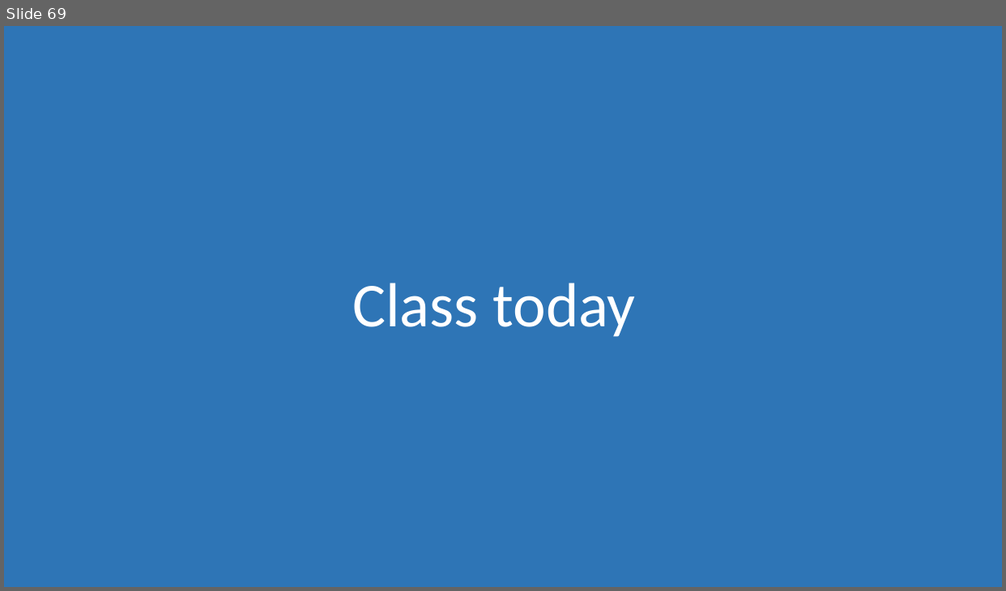
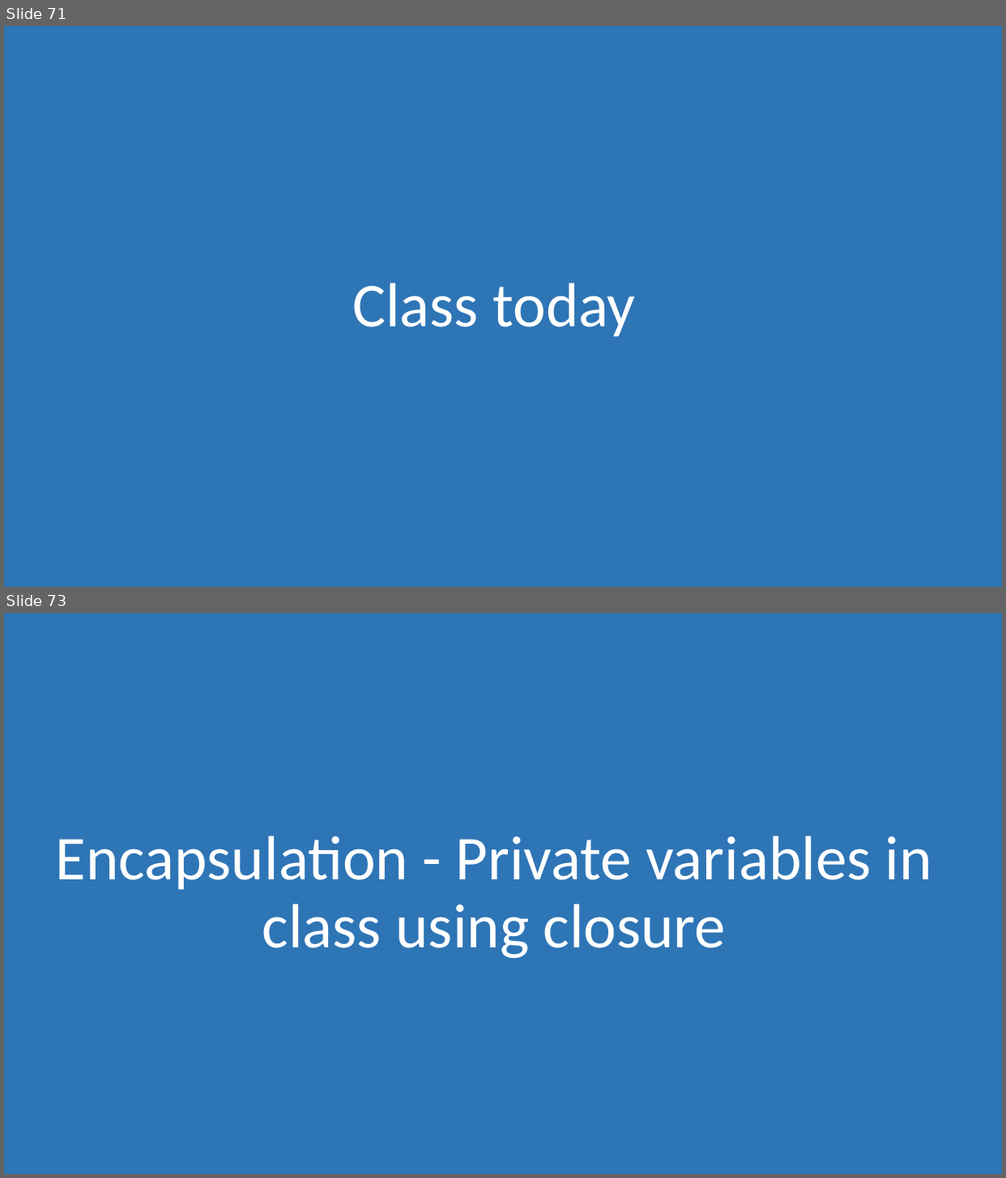
Before and after one commit to morkkis/PWD, a slide deck: presentations/Practical Web Dev.pptx. Shown one above the other, each under a label of ours: slide 69 before the commit, slides 71 and 73 after it; the slides between them are not shown. The pictures are 1006x591 and 1006x1178 pixels, drawn with LibreOffice and Linux fonts; fonts in the diff are those of the drawing. Boxes give left, top, right and bottom in pixels: in the first picture for what was removed or moved away, otherwise in the second. Text is boxed around its words. In the diff, an @@ line names an element or a change of style, - is before the commit and + after.

```diff
--- a/presentations/Practical Web Dev.pptx
+++ b/presentations/Practical Web Dev.pptx
@@ slide 73 added at <box>4,613,1002,1174</box>, background #FFFFFF @@
@@ rectangle added at <box>4,613,1002,1174</box>, fill #2E75B6 @@
@@ title added at <box>56,836,932,959</box>, 60 pt, text #FFFFFF @@
+Encapsulation - Private variables in class using closure
@@ what was slide 69 is now slide 71 @@
```
Also in this commit, not shown: 3 slides changed, 3 other slides added, 2 other files.
